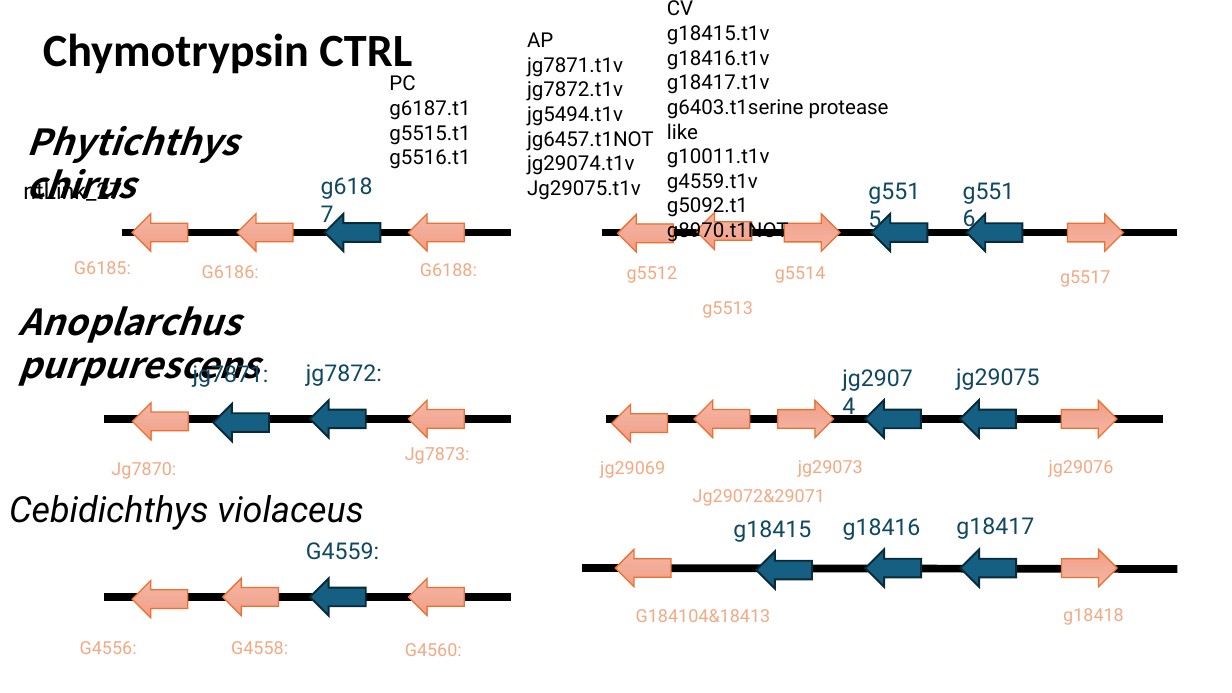
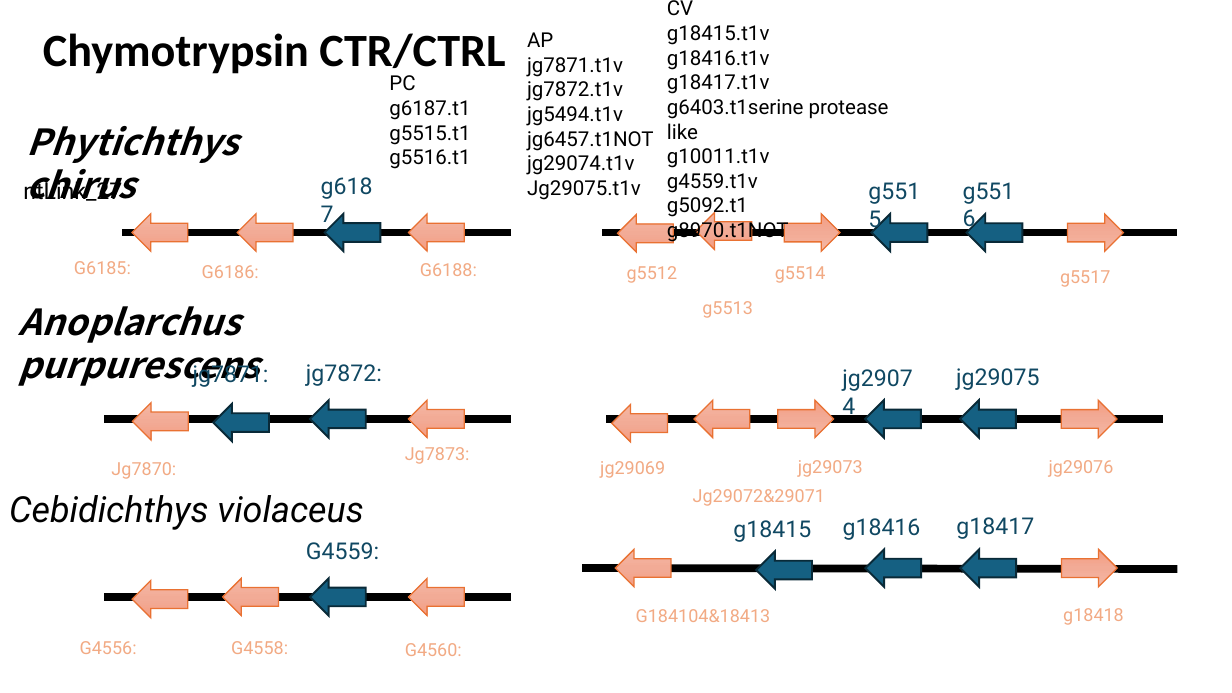
Before and after one commit to jyw-atgithub/fish-genome, a slide deck: slide 19 of synteny.pptx (slide 17 before the commit). Drawn at 1232x693 pixels with LibreOffice and Linux fonts; fonts in the diff are those of the drawing. Boxes give left, top, right and bottom in pixels: in the first picture for what was removed or moved away, otherwise in the second. Text is boxed around its words. In the diff, an @@ line names an element or a change of style, - is before the commit and + after.

```diff
--- a/synteny.pptx
+++ b/synteny.pptx
@@ text at [43,33,505,77]: text changed @@
-Chymotrypsin CTRL
+Chymotrypsin CTR/CTRL
```
Also in this commit, not shown: 4 other slides changed, 2 slides added, 6 other files.
